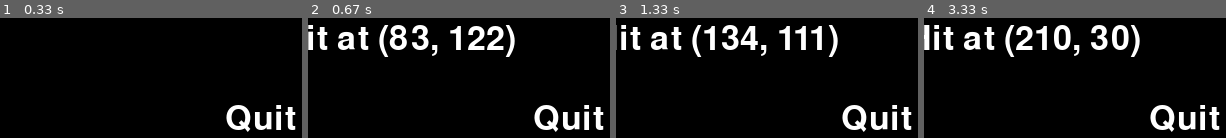
Above: before the commit, frames 1-4 (left to right).
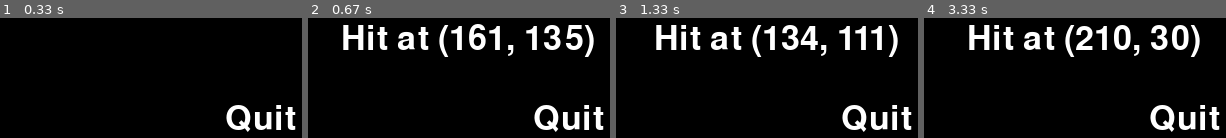
Above: after the commit, the same moments.

Repository: abcnet/ece5990
Game: pygame game, started from Lab_2_Bounce/screen_coordinates.py
The game is run twice, just before and just after one commit, with the same random seed, the same clock (stepped at 60 frames per second) and the same inputs. The source is Python 2; it was converted automatically to run under Python 3.
Inputs (mouse positions are in pixels of both pictures, inside the frame that each line leads up to):
- Up to frame 1 (0.33 s): no input
- Up to frame 2 (0.67 s): press the mouse at (468, 54) at 0.37 s; move the mouse to (428, 46) at 0.47 s; release the mouse at (389, 40) at 0.6 s
- Up to frame 3 (1.33 s): click (748, 30) at 0.83 s; move the mouse to (outside the picture) at 1.13 s
- Up to frame 4 (3.33 s): click (outside the picture) at 1.42 s; move the mouse to (966, 72) at 1.83 s; click (966, 72) at 2.18 s; move the mouse to (outside the picture) at 2.67 s; click (outside the picture) at 3.07 s

Frame 1 is identical in both runs. In frame 2, 9.4% of the frame differs, in the area x 0-95%, y 5-33%; in frame 3, 9.6%; in frame 4, 10%, in the area x 0-92%, y 5-33%.

Commit message:
screen_coordinates echoed to log

Diff:
--- a/Lab_2_Bounce/screen_coordinates.py
+++ b/Lab_2_Bounce/screen_coordinates.py
@@ -51,7 +51,8 @@
 			print pos
 			screen.fill(black)
 			text_surface = my_font.render('Hit at '+str(pos), True, (255,255,255))
-			screen.blit(text_surface,text_surface.get_rect(center=(100,120)))
+			subprocess.check_output('echo "{0}" >> log'.format(str(pos)), shell=True)
+			screen.blit(text_surface,text_surface.get_rect(center=(160,120)))
 			place_buttons()
 			pygame.display.flip()
 			x,y=pos
@@ -59,14 +60,14 @@
 				GPIO.cleanup()
 				sys.exit("Quitting Bounce Program")
 
-		elif(event.type == pygame.MOUSEBUTTONUP):
-			pos = pygame.mouse.get_pos()
-			print pos
-			screen.fill(black)
-			screen.blit(my_font.render('Hit at '+str(pos), True, (255,255,255)),text_surface.get_rect(center=(100,120)))
-			place_buttons()
-			pygame.display.flip()
-		# pygame.display.flip()
+		# elif(event.type == pygame.MOUSEBUTTONUP):
+		# 	pos = pygame.mouse.get_pos()
+		# 	print pos
+		# 	screen.fill(black)
+		# 	screen.blit(my_font.render('Hit at '+str(pos), True, (255,255,255)),text_surface.get_rect(center=(100,120)))
+		# 	place_buttons()
+		# 	pygame.display.flip()
+
 
 	# if y < 110:
 	# 	if x < 160:
